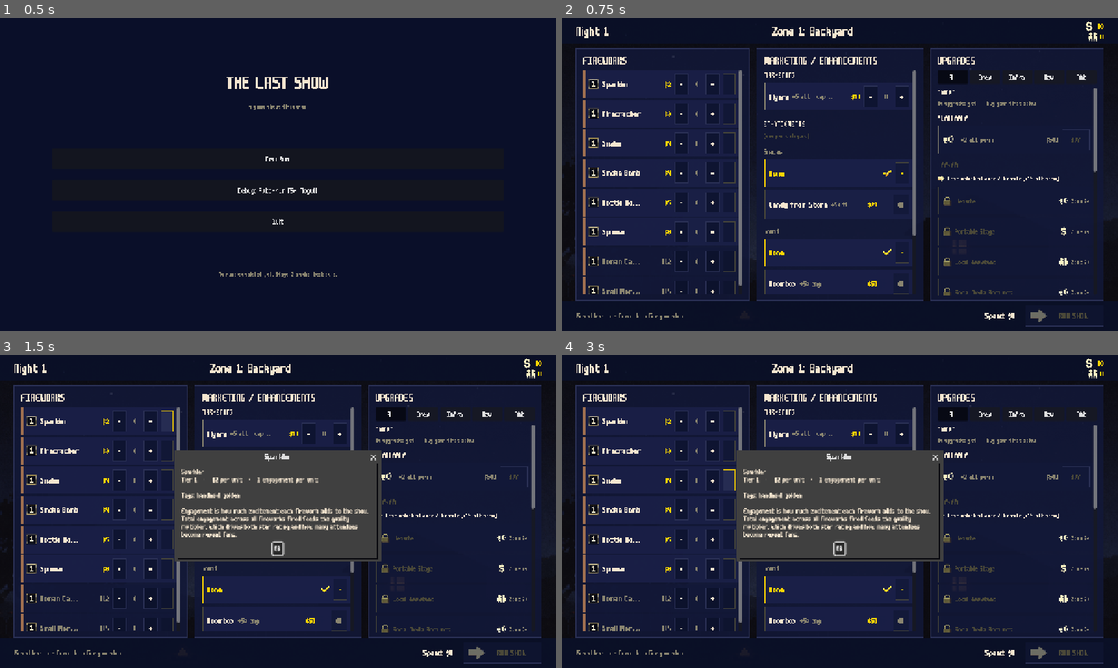
Above: before the commit, frames 1-4 (two rows, left to right).
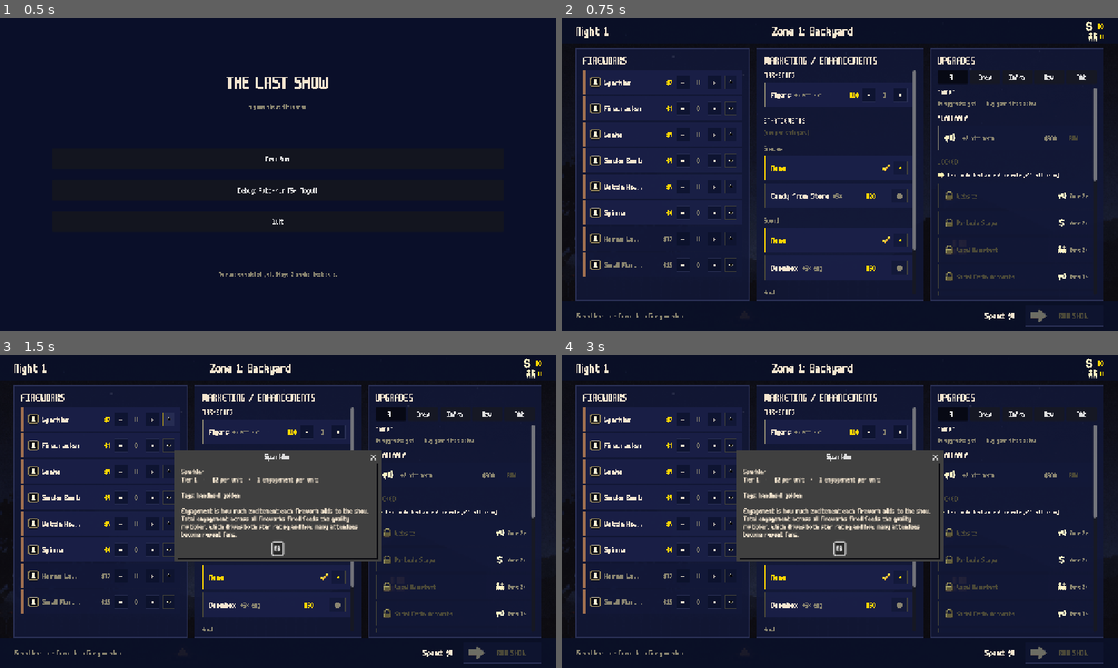
Above: after the commit, the same moments.

Repository: missingpagestudios/launch-game
Game: Godot game, scene res://scenes/title.tscn
Same seed, same stepped clock (60 frames per second), same inputs: the game is played once before the commit and once after it.
Inputs (mouse positions are in pixels of both pictures, inside the frame that each line leads up to):
- Up to frame 1 (0.5 s): no input
- Up to frame 2 (0.75 s): click "New Run" at 0.5 s
- Up to frame 3 (1.5 s): click (166, 420) at 1.25 s, where only the run before the commit has a clickable "i"
- Up to frame 4 (3 s): click (728, 452) at 2 s, where only the run before the commit has a clickable "i"; click (728, 480) at 2.75 s, where only the run before the commit has a clickable "i"

Frame 1 is identical in both runs. In frame 2, 5.4% of the frame differs, in the area x 3-97%, y 16-89%; in frame 3, 4.5%; in frame 4, 4.6%.

Commit message:
Wire info.png and tighten row padding to 12px on all sides
* Swap the "i" text on the firework info button for assets/images/
  info.png using Button.icon + expand_icon. Same 28×28 slot; hover/
  pressed styles unchanged.
* Unified row shell: 12px padding on top / bottom / left / right
  (was 8 all-round, which left content hugging the left and floating
  vertically). Row height drops 64 → 56 so the 32px content area sits
  centred with even breathing room. Applies to every row type —
  fireworks, marketing, enhancements, upgrades.

Co-Authored-By: Claude Opus 4.7 (1M context) <noreply@anthropic.com>

Diff:
--- a/scripts/screens/PlanningScreen.gd
+++ b/scripts/screens/PlanningScreen.gd
@@ -50,7 +50,7 @@
 const SIZE_SMALL := 20
 const SIZE_STATS := 18
 const SIZE_CAPTION := 16
-const ROW_HEIGHT := 64
+const ROW_HEIGHT := 56
 
 # --- icon paths --------------------------------------------------------------
 
@@ -65,6 +65,7 @@
 const ICON_LOCK := "res://assets/images/lock.png"
 const ICON_CHECK := "res://assets/images/check.png"
 const ICON_ARROW := "res://assets/images/rightarrow.png"
+const ICON_INFO := "res://assets/images/info.png"
 const CATEGORY_ICONS := {
 	"marketing": "res://assets/images/speaker.png",
 	"infrastructure": "res://assets/images/house.png",
@@ -268,10 +269,10 @@
 
 	var pad := MarginContainer.new()
 	pad.size_flags_horizontal = Control.SIZE_EXPAND_FILL
-	pad.add_theme_constant_override("margin_left", 8)
-	pad.add_theme_constant_override("margin_right", 8)
-	pad.add_theme_constant_override("margin_top", 8)
-	pad.add_theme_constant_override("margin_bottom", 8)
+	pad.add_theme_constant_override("margin_left", 12)
+	pad.add_theme_constant_override("margin_right", 12)
+	pad.add_theme_constant_override("margin_top", 12)
+	pad.add_theme_constant_override("margin_bottom", 12)
 	outer.add_child(pad)
 
 	var content := HBoxContainer.new()
@@ -933,10 +934,8 @@
 
 func _info_button() -> Button:
 	var b := Button.new()
-	b.text = "i"
-	b.add_theme_font_size_override("font_size", SIZE_STATS)
-	b.add_theme_color_override("font_color", MUTED)
-	b.add_theme_color_override("font_hover_color", GOLD)
+	b.icon = load(ICON_INFO)
+	b.expand_icon = true
 	b.add_theme_stylebox_override("normal", _button_style(
 		Color(0.039, 0.063, 0.157, 0.5), Color(DIM.r, DIM.g, DIM.b, 0.9)))
 	b.add_theme_stylebox_override("hover", _button_style(
Binary file added: assets/images/info.png
Not shown, added: assets/images/info.png.import
